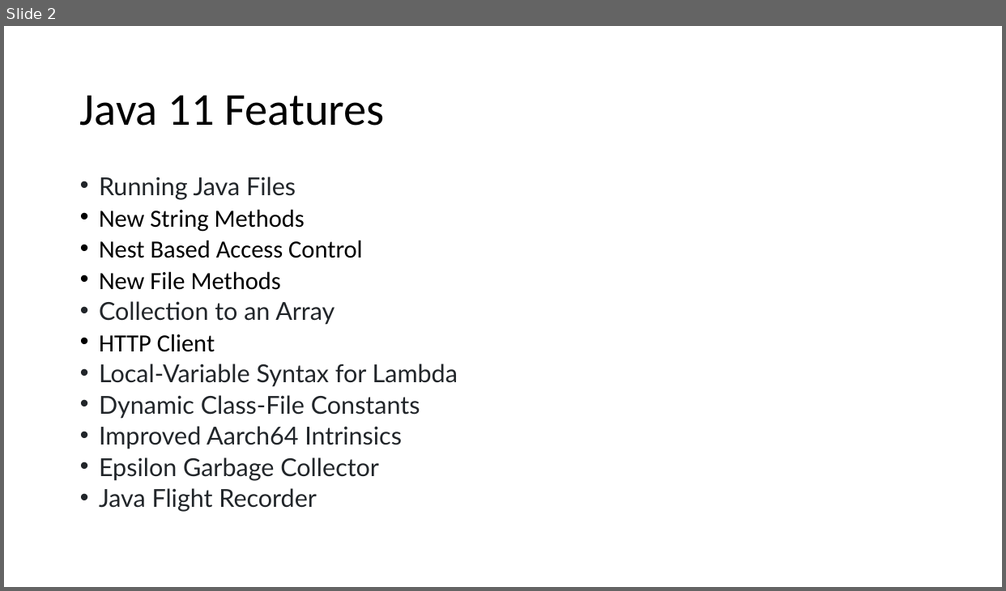
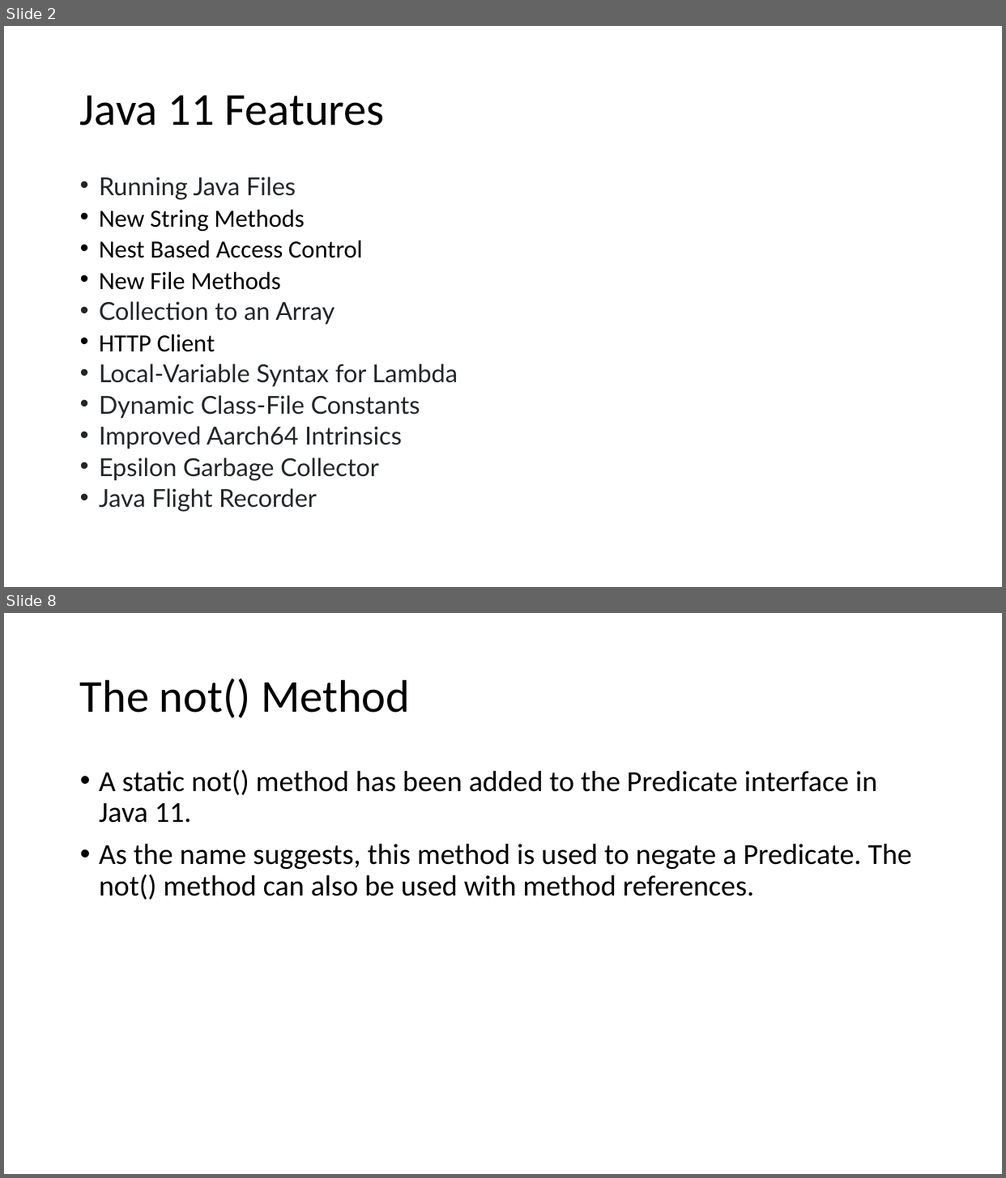
Before and after one commit to techelly/gladvancejavatraining, a slide deck: content/Java 11 Features.pptx. Shown one above the other, each under a label of ours: slide 2 before the commit, slides 2 and 8 after it; the slides between them are not shown. The pictures are 1006x591 and 1006x1178 pixels, drawn with LibreOffice and Linux fonts; fonts in the diff are those of the drawing. Boxes give left, top, right and bottom in pixels: in the first picture for what was removed or moved away, otherwise in the second. Text is boxed around its words. In the diff, an @@ line names an element or a change of style, - is before the commit and + after.

```diff
--- a/content/Java 11 Features.pptx
+++ b/content/Java 11 Features.pptx
@@ slide 8 added at <box>4,613,1002,1174</box>, background #FFFFFF @@
@@ title added at <box>80,679,410,718</box>, 44 pt, text #000000 @@
+The not() Method
@@ text added at <box>99,770,912,900</box>, 28 pt, text #000000 @@
+• A static not() method has been added to the Predicate interface in Java 11.
+• As the name suggests, this method is used to negate a Predicate. The not() method can also be used with method references.
```
Also in this commit, not shown: 1 slide changed, 12 other slides added, 36 other files.
